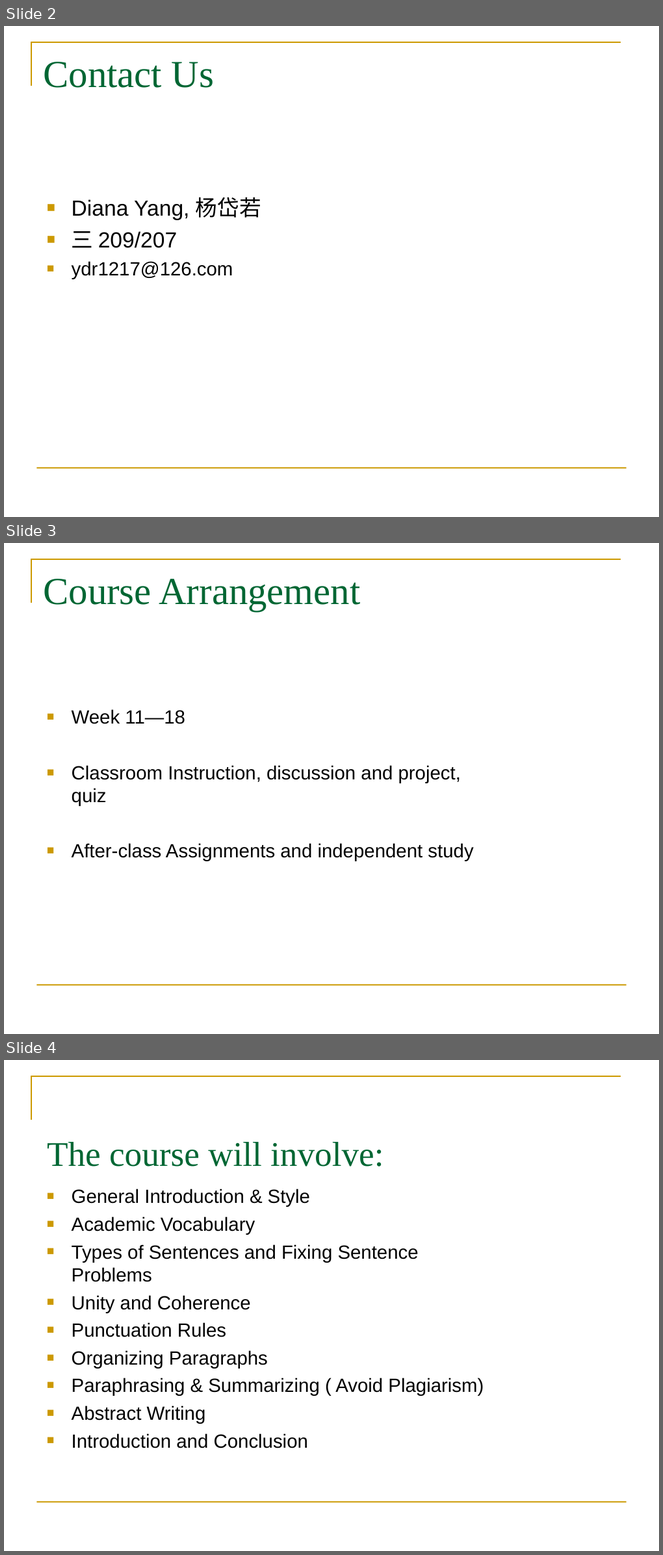
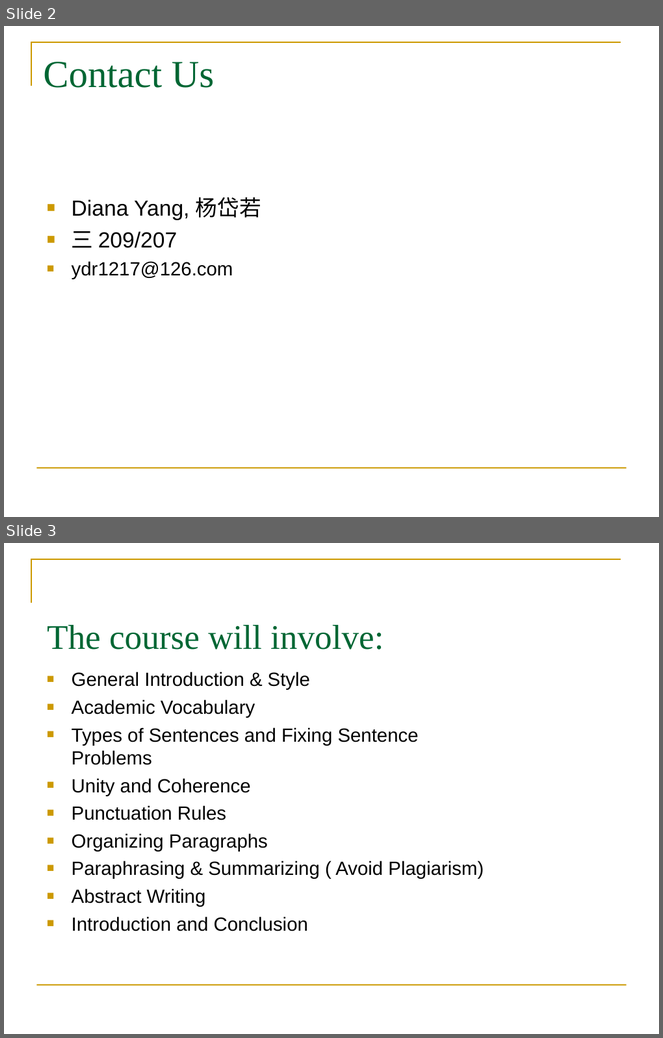
Before and after one commit to FrankKirin/ecust_cource_files, a slide deck: academic_english_writing/y-W11--General Introduction & Style .ppt. Shown one above the other, each under a label of ours: slides 2, 3 and 4 before the commit, slides 2 and 3 after it. The pictures are 663x1555 and 663x1038 pixels, drawn with LibreOffice and Linux fonts; fonts in the diff are those of the drawing. Boxes give left, top, right and bottom in pixels: in the first picture for what was removed or moved away, otherwise in the second. Text is boxed around its words. In the diff, an @@ line names an element or a change of style, - is before the commit and + after.

```diff
--- a/academic_english_writing/y-W11--General Introduction & Style .ppt
+++ b/academic_english_writing/y-W11--General Introduction & Style .ppt
@@ slide 3 removed at (4, 543, 659, 1034), background #FFFFFF; not listed: 2 template elements that a slide beside it also shows @@
@@ title removed at (43, 579, 360, 611) @@
-Course Arrangement
@@ text removed at (72, 709, 473, 861) @@
-■ Week 11—18
-■ Classroom Instruction, discussion and project, quiz
-■ After-class Assignments and independent study
@@ what was slide 4 is now slide 3 @@
```
Also in this commit, not shown: 1 slide changed, 2 other slides removed, 13 other files.
